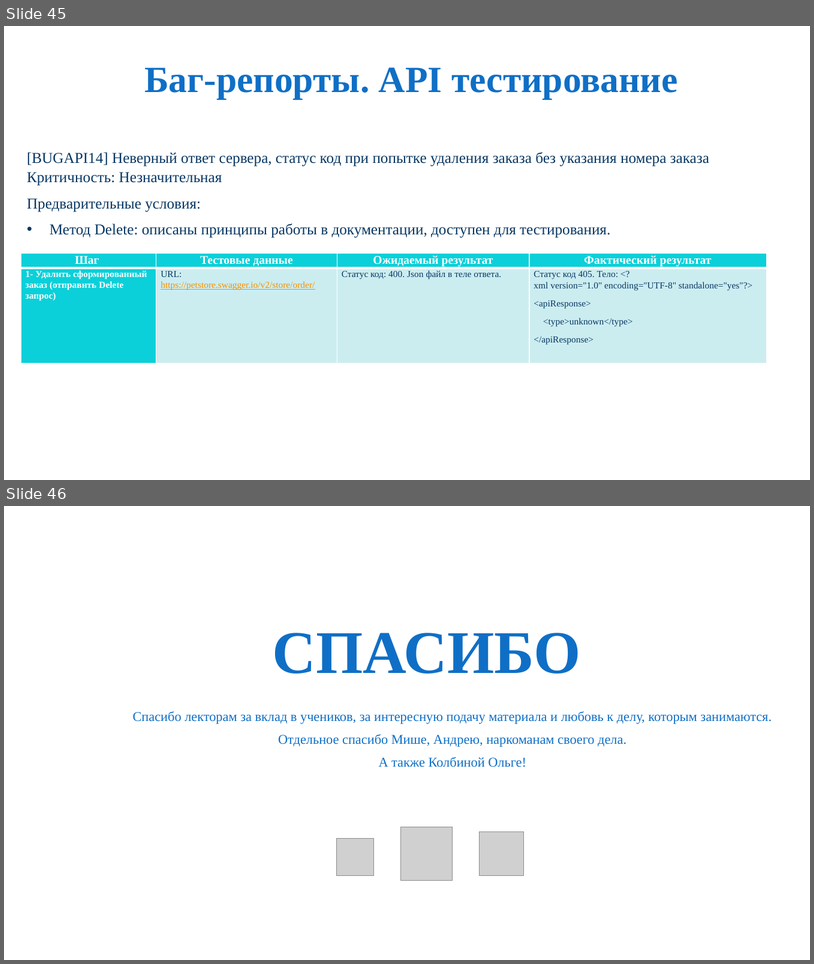
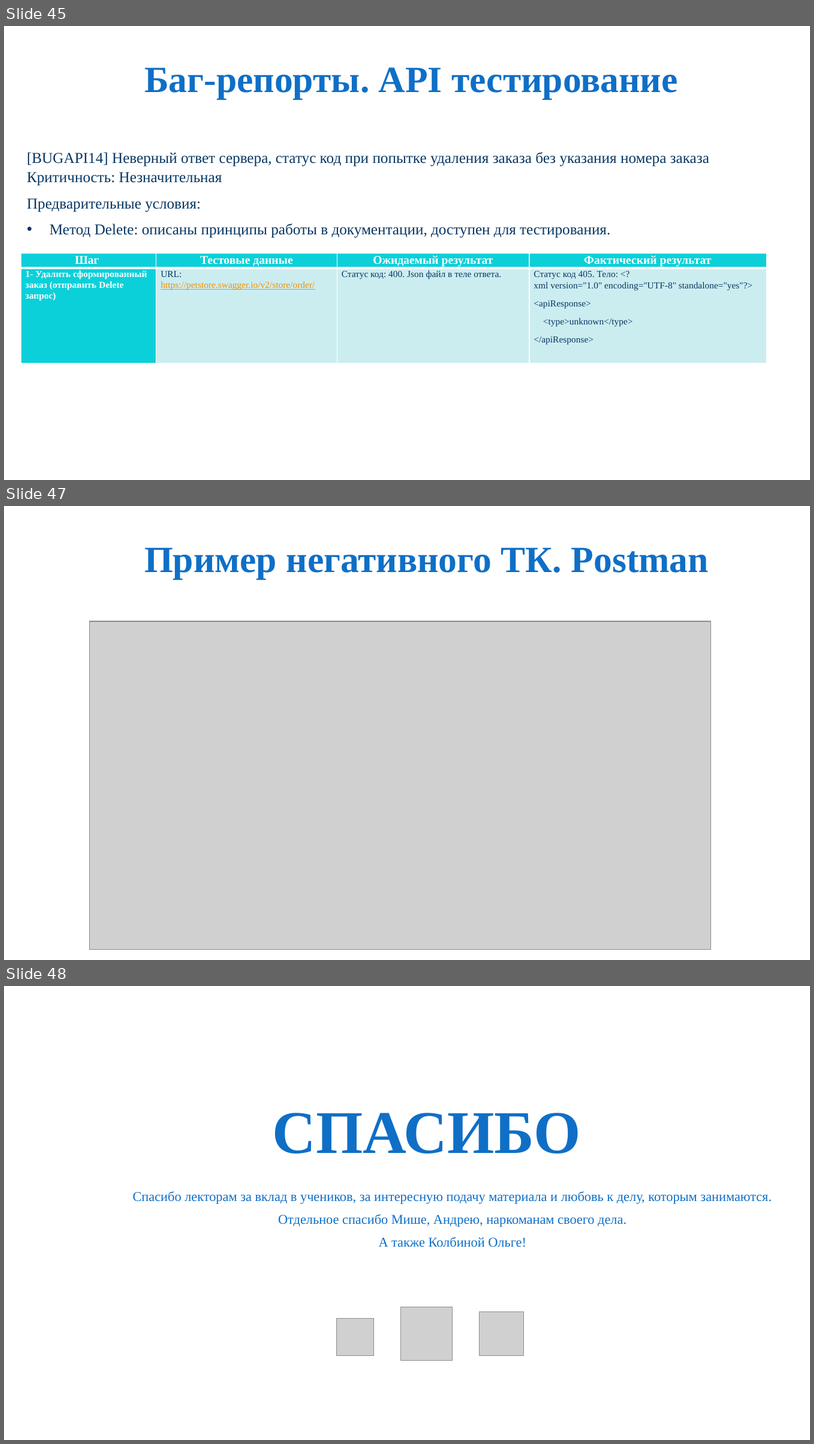
Before and after one commit to bessarabovaos/bessarabovaos, a slide deck: Презентация_курсовая_БессарабоваОС.pptx. Shown one above the other, each under a label of ours: slides 45 and 46 before the commit, slides 45, 47 and 48 after it; the slides between them are not shown. The pictures are 814x964 and 814x1444 pixels, drawn with LibreOffice and Linux fonts; fonts in the diff are those of the drawing; grey boxes stand for pictures; background and template pictures are left out. Boxes give left, top, right and bottom in pixels: in the first picture for what was removed or moved away, otherwise in the second. Text is boxed around its words. In the diff, an @@ line names an element or a change of style, - is before the commit and + after.

Commit message:
Добавление примеров Postman

```diff
--- a/Презентация_курсовая_БессарабоваОС.pptx
+++ b/Презентация_курсовая_БессарабоваОС.pptx
@@ slide 47 added at (4, 506, 810, 960), background #FFFFFF @@
@@ title added at (144, 547, 709, 579), 44 pt, text #0F6FC6, bold @@
+Пример негативного ТК. Postman
@@ picture added at (89, 622, 711, 950) @@
@@ what was slide 46 is now slide 48 @@
```
Also in this commit, not shown: 1 other slide added.
